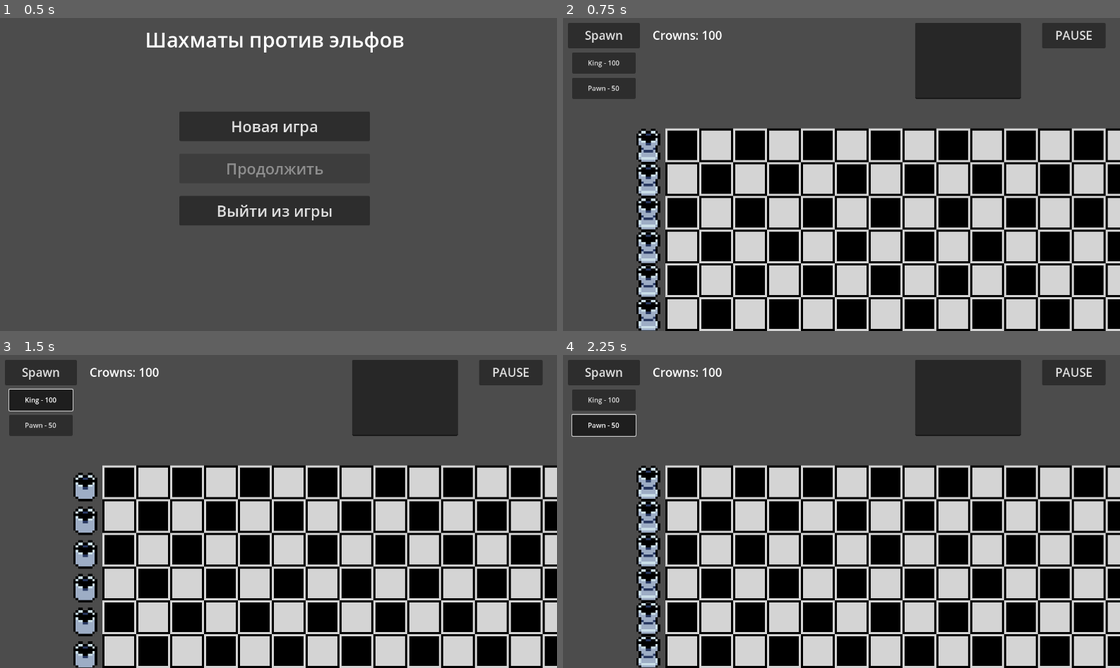
Above: before the commit, frames 1-4 (two rows, left to right).
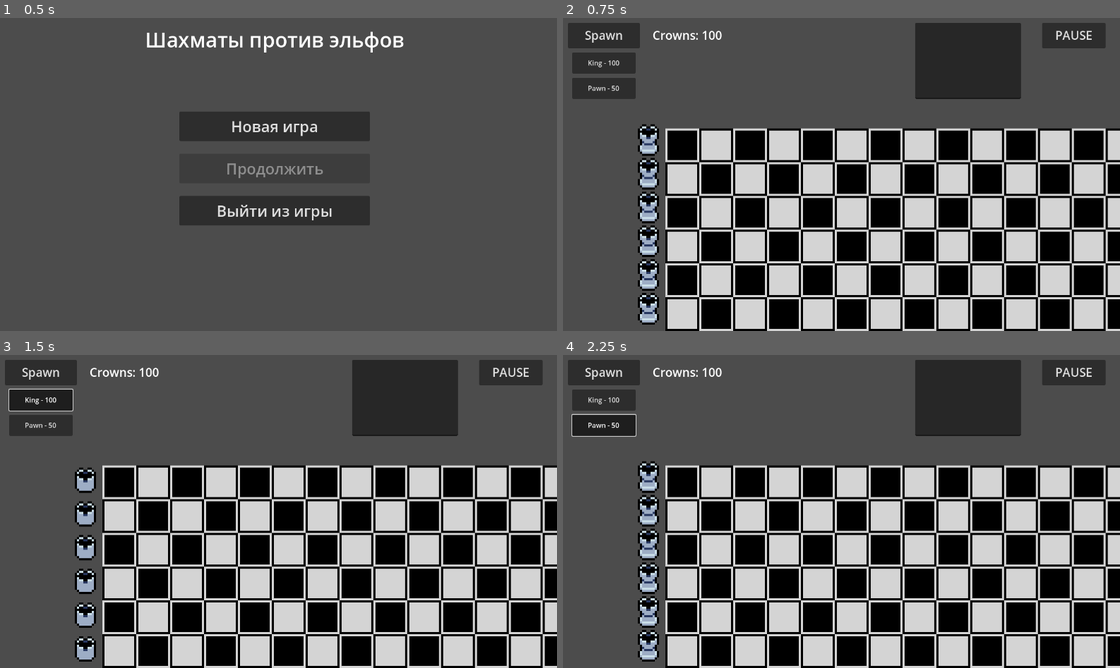
Above: after the commit, the same moments.

Repository: Befrimon/Chess-vs-Elves
Game: Godot game, scene res://scenes/menu.tscn
Same seed, same stepped clock (60 frames per second), same inputs: the game is played once before the commit and once after it.
Inputs:
- Up to frame 1 (0.5 s): no input
- Up to frame 2 (0.75 s): click "Новая игра" at 0.5 s
- Up to frame 3 (1.5 s): click "King - 100" at 1.25 s
- Up to frame 4 (2.25 s): click "Pawn - 50" at 2 s

Frame 1 is identical in both runs. In frame 2, 2.1% of the frame differs, in the area x 13-18%, y 34-100%; in frame 3, 2.1%; in frame 4, 2.1%.

Commit message:
Fix bugs

Diff:
--- a/prefabs/areas/pawn_figure.tscn
+++ b/prefabs/areas/pawn_figure.tscn
@@ -1,10 +1,10 @@
 [gd_scene load_steps=3 format=3 uid="uid://bfhtdfej32r5i"]
 
 [sub_resource type="RectangleShape2D" id="RectangleShape2D_1obi6"]
-size = Vector2(30, 80)
+size = Vector2(30, 60)
 
 [sub_resource type="RectangleShape2D" id="RectangleShape2D_e17ui"]
-size = Vector2(24, 80)
+size = Vector2(24, 60)
 
 [node name="PawnArea" type="Area2D"]
 
--- a/prefabs/entity.tscn
+++ b/prefabs/entity.tscn
@@ -67,7 +67,6 @@
 [node name="Texture" type="AnimatedSprite2D" parent="."]
 process_mode = 3
 animation = &"idle"
-autoplay = "idle"
 
 [node name="HPbar" type="Sprite2D" parent="."]
 position = Vector2(-2, -45)
--- a/scripts/UI.gd
+++ b/scripts/UI.gd
@@ -4,9 +4,6 @@
 var figure_info : TextEdit
 var crown_label : Label
 var menu_opened : bool
-
-const text_info = "Name: %s\nHits: %s\n%s: %s"
-const crown_text = "Crowns: %s"
 
 var spawn_group : ButtonGroup
 var current_figure : Entity
@@ -39,8 +36,8 @@
 		y_pos += 60
 
 func _process(delta):
-	crown_label.text = crown_text % EntityController.crown_count
-	figure_info.text = "" if !current_figure else text_info % current_figure.controller.get_info()
+	crown_label.text = "Crowns: %s" % EntityController.crown_count
+	figure_info.text = "" if !(current_figure and current_figure.selector.visible) else current_figure.controller.get_info()
 
 func toggle_menu(menu_state : bool = !menu_opened):
 	menu_opened = menu_state
--- a/scripts/entities/base_elf.gd
+++ b/scripts/entities/base_elf.gd
@@ -23,3 +23,10 @@
 	if parent.position.x <= 200:
 		print("Win ", parent.name)
 		Global.game_over()
+
+func get_info():
+	return "
+	Name: Base elf
+	Type: elf
+	Cocaina???
+	"
--- a/scripts/entities/king_figure.gd
+++ b/scripts/entities/king_figure.gd
@@ -34,4 +34,9 @@
 		timer = 0
 
 func get_info():
-	return [parent.dname, int(hp*parent.hpbar.scale.x), "Cooldown", int(gen_cooldown-timer)]
+	return "
+	Name: King
+	Type: figure
+	Hits: %s
+	Cooldown: %s
+	" % [int(hp), int(gen_cooldown-timer)]
--- a/scripts/entities/pawn_figure.gd
+++ b/scripts/entities/pawn_figure.gd
@@ -37,4 +37,9 @@
 		parent.kill()
 
 func get_info():
-	return [parent.dname, int(hp*parent.hpbar.scale.x), "Uses" , kill_count]
+	return "
+	Name: Pawn
+	Type: figure
+	Hits: %s
+	Uses: %s
+	" % [int(hp), kill_count]
--- a/scripts/entities/rook_figure.gd
+++ b/scripts/entities/rook_figure.gd
@@ -35,4 +35,9 @@
 			the_rook = true
 
 func get_info():
-	return [parent.dname, "inf", "State" , "ready"]
+	return "
+	Name: Rook
+	Type: defender
+	State: ready
+	THE ROOOOOOK!
+	"
--- a/scripts/entity-controller.gd
+++ b/scripts/entity-controller.gd
@@ -11,7 +11,6 @@
 
 # Figures spawning
 const ROOK_SPEED = 400
-const ROOK_POSITIONS = [310, 390, 470, 550, 630, 710]
 
 const BATTLE_FIG = ["pawn_figure", "knight_figure", "bishop_figure", "queen_figure"]
 const costs = {
@@ -77,5 +76,5 @@
 
 
 func pregen_rooks():
-	for y_pos in ROOK_POSITIONS:
+	for y_pos in range(Preview.MAP_POS.y+TILE_SIZE/2, Preview.MAP_POS.y+TILE_SIZE*5.6, TILE_SIZE):
 		new_entity("rook_figure", Vector2(220, y_pos))
--- a/scripts/entity.gd
+++ b/scripts/entity.gd
@@ -24,14 +24,21 @@
 	## Configure texture
 	texture.sprite_frames = load("res://animations/%s.tres" % bid)
 	var orig_size = texture.sprite_frames.get_frame_texture("idle", 0).get_size()
-	texture.scale *= 90 / orig_size.x
+	texture.scale *= EntityController.TILE_SIZE / orig_size.x
 
 	## Set position
 	position = pos
 
 func _input(event):
 	if event is InputEventMouseButton:
-		selector.visible = false
+		var pos = event.position
+		var delta = EntityController.TILE_SIZE / 2
+		if !Preview.enabled and position.x - delta <= pos.x and pos.x <= position.x + delta and \
+			position.y - delta <= pos.y and pos.y <= position.y + delta:
+			selector.visible = true
+			Global.game_ui.change_info(self)
+		else:
+			selector.visible = false
 
 func set_controller(contr: Node):
 	controller = contr
--- a/scripts/game.gd
+++ b/scripts/game.gd
@@ -9,8 +9,7 @@
 	EntityController.figures_group = get_node("Figures")
 	Preview.preview_map = get_node("PreviewMap")
 	Global.game_root = self
-
-	interface = get_node("GameInterface")
+	Global.game_ui = get_node("GameInterface")
 
 	if Global.game_state == "GenNew":
 		EntityController.pregen_rooks()
@@ -35,12 +34,6 @@
 		if Preview.enabled:
 			Preview.figure_preview(event.position)
 	if event is InputEventMouseButton:
-		if !Preview.enabled:
-			var fig = EntityController.get_figure(event.position)
-			if not fig:
-				interface.change_info(null)
-				return
-			interface.change_info(fig)
 		if event.button_index == 1 and Preview.on_map(event.position):
 			EntityController.new_entity(Preview.shadow, EntityController.convert_pos(event.position))
-			interface.toggle_menu(true)
+			Global.game_ui.toggle_menu(true)
--- a/scripts/global.gd
+++ b/scripts/global.gd
@@ -4,6 +4,7 @@
 
 # Game process
 var game_root : Node2D
+var game_ui : Control
 var game_state : String
 
 ## Open game scene function
Not shown: 1 places in animations/base_elf.tres that only renumber resources
Not shown: 1 places in prefabs/entity.tscn that only renumber resources
Not shown: 1 places in scenes/game.tscn that only renumber resources
